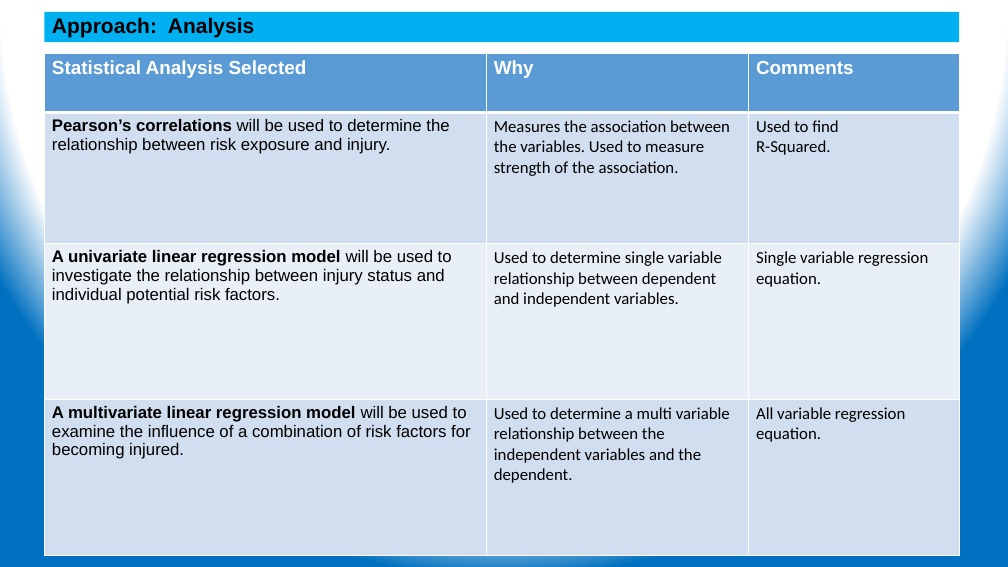
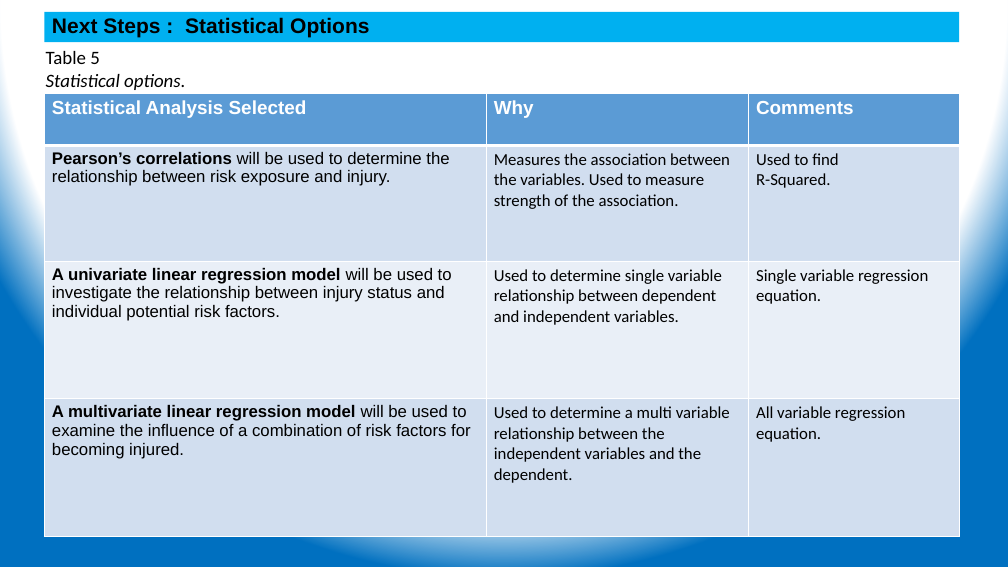
Before and after one commit to ehsintegration/yfd-phd-bls-data, a slide deck: slide 37 of D2-documentation/YennyF.Diaz-Risk Percep Injuries_CommitteeUdate 04-20-2021.pptx (slide 25 before the commit). Drawn at 1008x567 pixels with LibreOffice and Linux fonts; fonts in the diff are those of the drawing. Boxes give left, top, right and bottom in pixels: in the first picture for what was removed or moved away, otherwise in the second. Text is boxed around its words. In the diff, an @@ line names an element or a change of style, - is before the commit and + after.

```diff
--- a/D2-documentation/YennyF.Diaz-Risk Percep Injuries_CommitteeUdate 04-20-2021.pptx
+++ b/D2-documentation/YennyF.Diaz-Risk Percep Injuries_CommitteeUdate 04-20-2021.pptx
@@ title at [52, 17, 369, 38]: text changed @@
-Approach: Analysis
+Next Steps : Statistical Options
@@ text added at [46, 51, 185, 90], 18 pt, text #000000, italic @@
+Table 5
+Statistical options.
@@ table: place and size @@
-table at [45, 54, 960, 555]
+table at [45, 93, 960, 536]
```
Also in this commit, not shown: 25 other slides changed, 1 slide removed.
